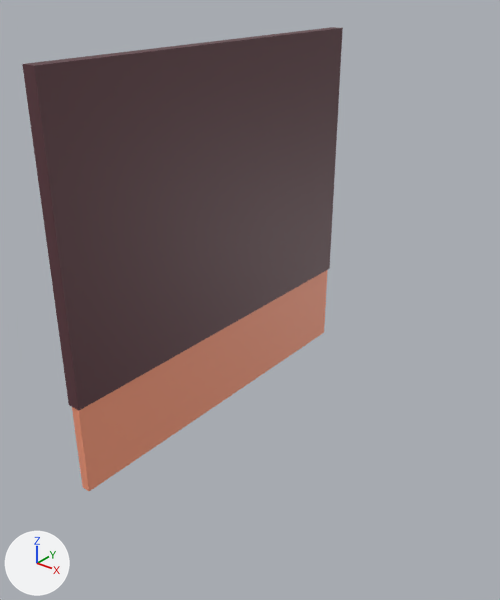
The FBX model Assets/Cenário/Casas/Casa Bruxa/Casa Bruxa - parte interna/Parede-Direita 1.fbx: old version first, new version second.
Before and after are seen from a camera (50 mm lens) standing at (40.2, -33.3, 18.5) and looking at (24.8, -14.1, 6.7). The lights are fixed; the arrows at lower left show +X, +Y and +Z. Where no turn or scale is listed for an object, it has been applied to the vertices.

Before the edit, the objects in view are built like this:
```python
me_cube_006 = bpy.data.meshes.new('Cube.006')
me_cube_006.from_pydata(...)  # 2124 vertices, 1597 faces; spans x -0.3..0.3, y -13.3..3.1, z -4.0..11.6
me_cube_006.materials.append(mat_material_004)  # picture img_octo80_32x_png
# before: 2024 (0.3, -13.3, -0.2) at pixel (78, 410), 2025 (0.3, -13.3, 11.6) at pixel (34, 65), 2030 (0.3, 3.1, 11.6) at pixel (342, 27), 2031 (0.3, 3.1, -0.2) at pixel (329, 268), 2041 (0.2, -13.3, -4.0) at pixel (89, 491)
# before: 2044 (0.2, -3.0, -4.0) at pixel (256, 378), 2054 (0.2, -13.3, 0.0) at pixel (77, 404), 2058 (0.2, -3.0, 0.0)
ob_cube_002 = bpy.data.objects.new('Cube.002', me_cube_006)
ob_cube_002.location = (22.24, -7.64, 4.34)
```
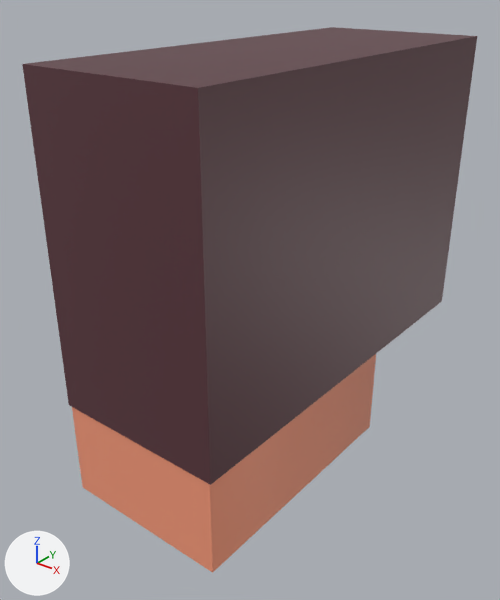
Where the newer file only moved an object's origin or applied its transform, the numbers keep the older frame.

What the commit changed:
me_cube_006 has 2124 vertices, 1597 faces and spans x -0.3..0.3, y -13.3..3.1, z -4.0..11.6.
me_cube_006 is used by ob_cube_002; location (22.24, -7.64, 4.34).
Part 1, on me_cube_006:
Vertices 2024, 2025, 2030, 2031, 2041, 2044, 2054, 2058 of me_cube_006 move by (6.3, 0.0, 0.0).

Where the change shows, as pixel boxes [x1, y1, x2, y2] in the pictures (500 x 600 px):
'Cube.002', reshaped (42% wider, 18% taller): before [22, 27, 343, 491]; after [22, 27, 477, 573]
